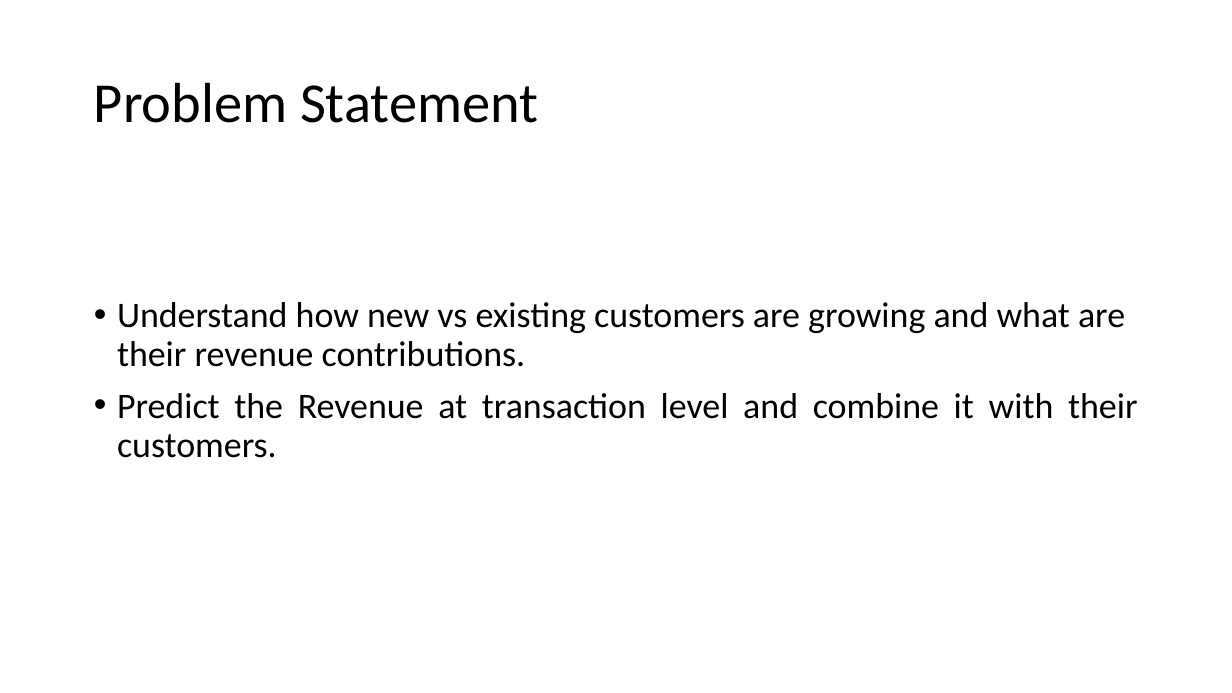
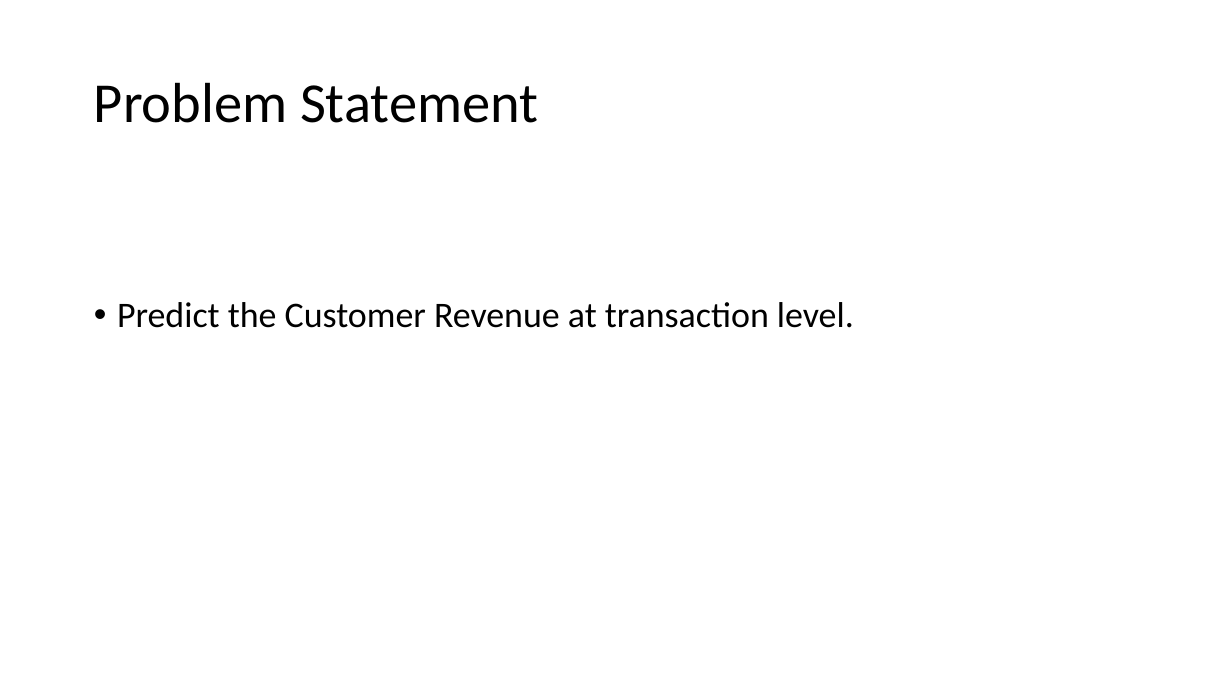
Before and after one commit to saigurram/Customer-Lifetime-Value-Prediction, a slide deck: slide 3 of Customer_Lifetimevalue_Prediction.pptx. Drawn at 1232x693 pixels with LibreOffice and Linux fonts; fonts in the diff are those of the drawing. Boxes give left, top, right and bottom in pixels: in the first picture for what was removed or moved away, otherwise in the second. Text is boxed around its words. In the diff, an @@ line names an element or a change of style, - is before the commit and + after.

```diff
--- a/Customer_Lifetimevalue_Prediction.pptx
+++ b/Customer_Lifetimevalue_Prediction.pptx
@@ text at <box>117,302,854,328</box>: text changed @@
-• Understand how new vs existing customers are growing and what are their revenue contributions.
-• Predict the Revenue at transaction level and combine it with their customers.
+• Predict the Customer Revenue at transaction level.
```
Also in this commit, not shown: 9 other slides changed, 4 slides added, 2 slides removed.
